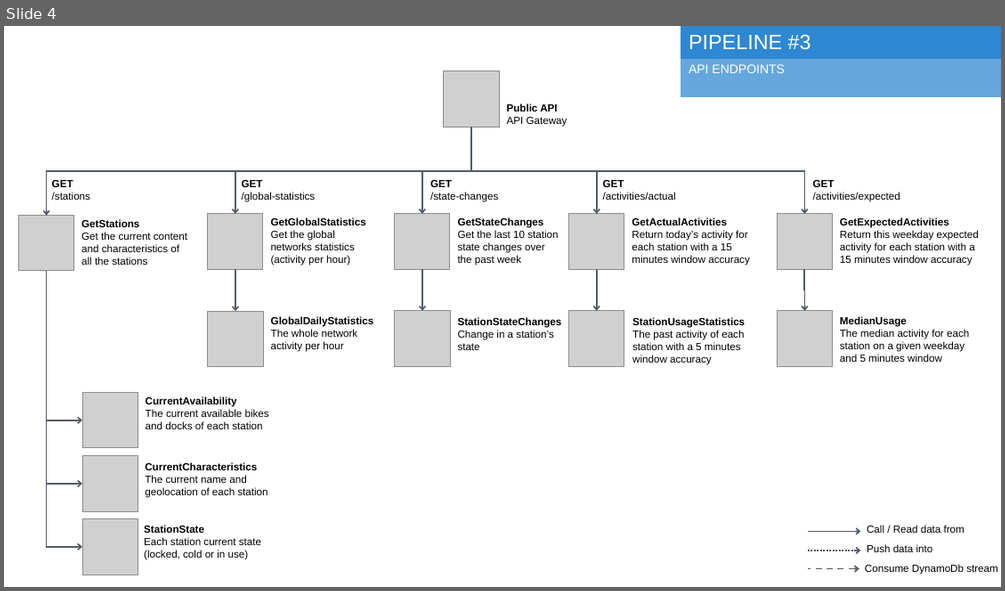
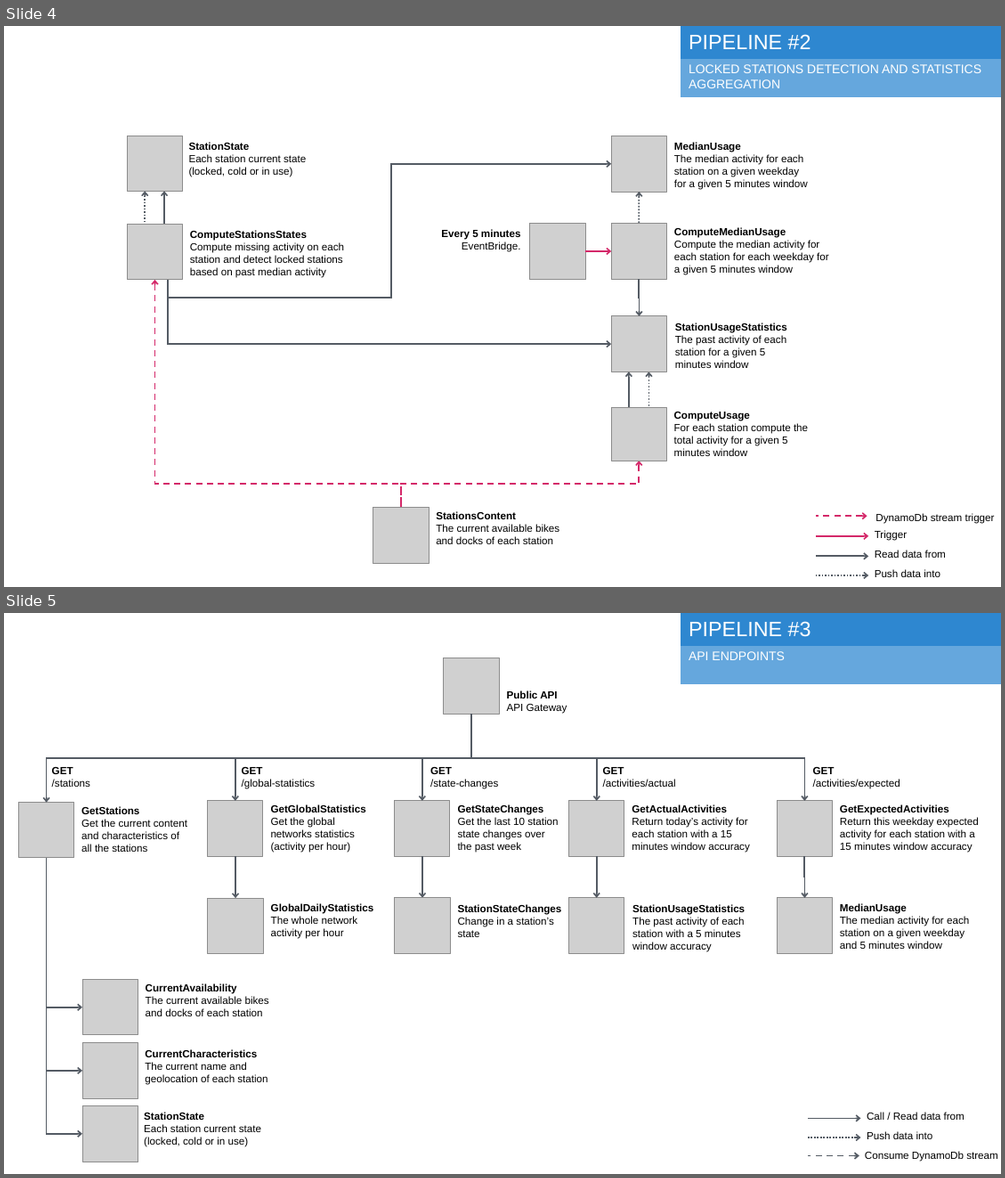
Before and after one commit to ouvreboite/velinfo, a slide deck: docs/velinfo_architecture.pptx. Shown one above the other, each under a label of ours: slide 4 before the commit, slides 4 and 5 after it. The pictures are 1005x591 and 1005x1178 pixels, drawn with LibreOffice and Linux fonts; fonts in the diff are those of the drawing; grey boxes stand for pictures. Boxes give left, top, right and bottom in pixels: in the first picture for what was removed or moved away, otherwise in the second. Text is boxed around its words. In the diff, an @@ line names an element or a change of style, - is before the commit and + after.

```diff
--- a/docs/velinfo_architecture.pptx
+++ b/docs/velinfo_architecture.pptx
@@ slide 4 added at (4,26,1001,587), background #FFFFFF @@
@@ rectangle added at (681,26,1001,58), fill #2E87D0, outline #2E87D0 1 pt, 20 pt, text #FFFFFF @@
+PIPELINE #2
@@ rectangle added at (681,58,1001,97), fill #65A7DD, outline #65A7DD 1 pt, 12 pt, text #FFFFFF @@
+LOCKED STATIONS DETECTION AND STATISTICS AGGREGATION
@@ picture added at (128,136,183,192) @@
@@ text added at (189,142,306,177), 10 pt, text #000000 @@
+StationState
+Each station current state (locked, cold or in use)
@@ elbow arrow added from (168, 279) to (611, 164), #545B64 1.5 pt @@
@@ elbow arrow added from (145, 224) to (145, 192), #545B64 1.5 pt dashed @@
@@ arrow added from (164, 224) to (164, 192), #545B64 1.5 pt @@
@@ picture added at (128,224,183,280) @@
@@ text added at (190,230,344,278), 10 pt, text #000000 @@
+ComputeStationsStates
+Compute missing activity on each station and detect locked stations based on past median activity
@@ text added at (441,229,521,252), 10 pt, text #000000, bold @@
+Every 5 minutes
+EventBridge.
@@ picture added at (530,224,585,279) @@
@@ elbow arrow added from (586, 251) to (611, 251), #D42869 1.5 pt @@
@@ elbow arrow added from (401, 507) to (155, 280), #D42869 1.5 pt dashed @@
@@ ellipse added at (164,270,171,279), fill #4472C4, outline #325491 1 pt @@
@@ elbow arrow added from (168, 279) to (611, 344), #545B64 1.5 pt @@
@@ group added at (611,136,829,316): 2 texts, 2 pictures, 1 arrow, 1 elbow arrow @@
+MedianUsage
+The median activity for each station on a given weekday for a given 5 minutes window
+ComputeMedianUsage
+Compute the median activity for each station for each weekday for a given 5 minutes window
@@ group added at (401,316,808,507): 2 arrows, 2 texts, 2 pictures, 1 elbow arrow @@
+StationUsageStatistics
+The past activity of each station for a given 5 minutes window
+ComputeUsage
+For each station compute the total activity for a given 5 minutes window
@@ picture added at (373,507,429,563) @@
@@ text added at (436,511,559,544), 10 pt, text #000000 @@
+StationsContent
+The current available bikes and docks of each station
@@ arrow added from (816, 516) to (867, 516), #D42869 1.5 pt dashed @@
@@ text added at (874,530,906,540), 10 pt, text #000000 @@
+Trigger
@@ text added at (875,513,995,523), 10 pt, text #000000 @@
+DynamoDb stream trigger
@@ arrow added from (816, 556) to (868, 556), #545B64 1.5 pt @@
@@ arrow added from (816, 536) to (868, 536), #D42869 1.5 pt @@
@@ text added at (874,549,946,557), 10 pt, text #000000 @@
+Read data from
@@ arrow added from (816, 576) to (868, 576), #545B64 1.5 pt dashed @@
@@ text added at (874,569,940,577), 10 pt, text #000000 @@
+Push data into
@@ what was slide 4 is now slide 5 @@
```
Also in this commit, not shown: 3 slides changed, 6 other slides added.
